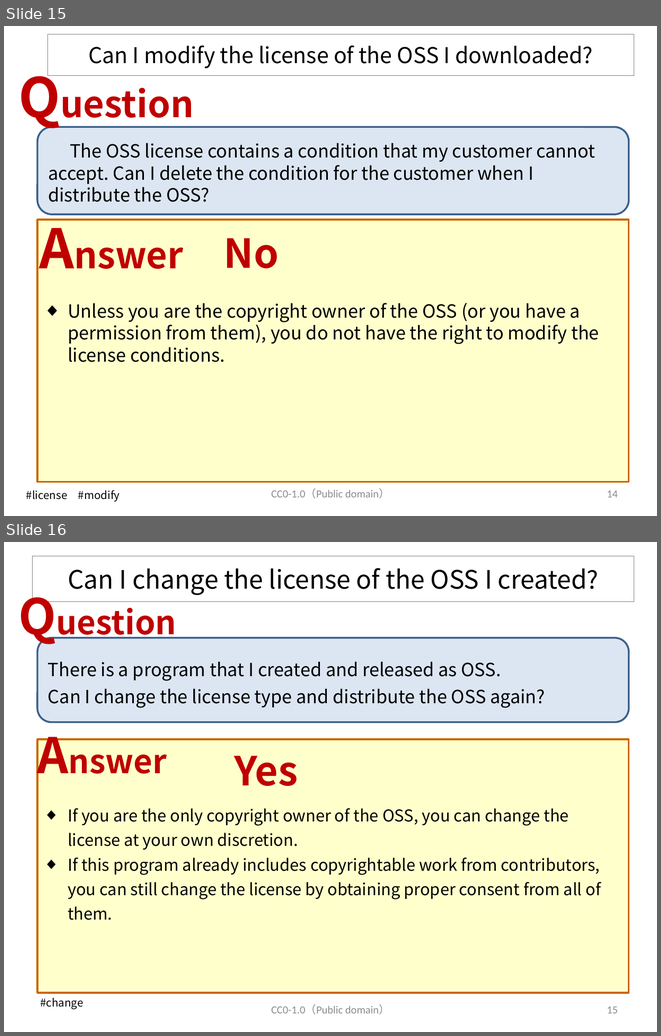
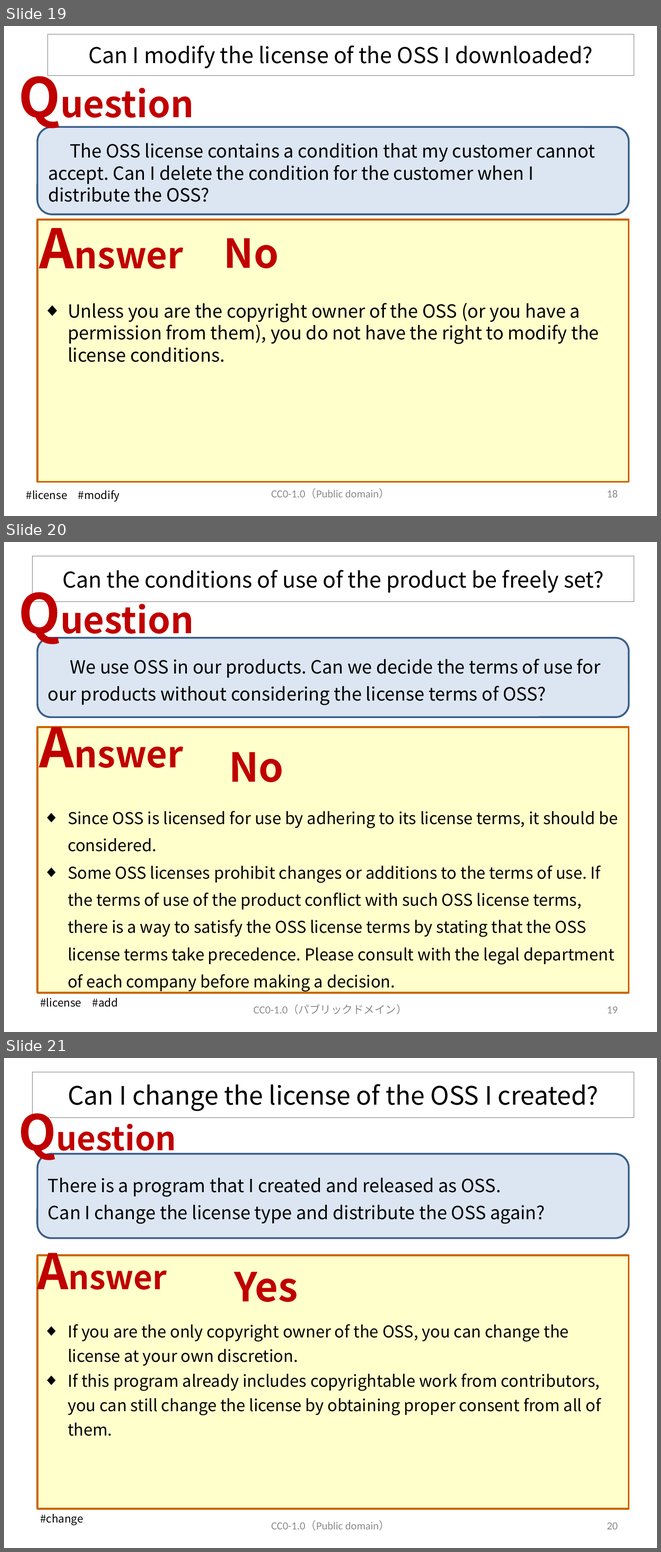
Before and after one commit to OpenChain-Project/OpenChain-JWG, a slide deck: Education_Material/FAQ/Misunderstandings_of_OSS_licenses_CC0.pptx. Shown one above the other, each under a label of ours: slides 15 and 16 before the commit, slides 19, 20 and 21 after it. The pictures are 661x1036 and 661x1552 pixels, drawn with LibreOffice and Linux fonts; fonts in the diff are those of the drawing. Boxes give left, top, right and bottom in pixels: in the first picture for what was removed or moved away, otherwise in the second. Text is boxed around its words. In the diff, an @@ line names an element or a change of style, - is before the commit and + after.

Commit message:
Frequent Misunderstandings of OSS licenses V6

```diff
--- a/Education_Material/FAQ/Misunderstandings_of_OSS_licenses_CC0.pptx
+++ b/Education_Material/FAQ/Misunderstandings_of_OSS_licenses_CC0.pptx
@@ slide 20 added at box(4, 542, 657, 1032), background #FFFFFF @@
@@ title added at box(32, 556, 634, 602), outline #808080 0.75 pt, 24 pt, text #000000 @@
+Can the conditions of use of the product be freely set?
@@ text added at box(12, 576, 212, 649), 40 pt, text #C00000, bold @@
+Question
@@ rounded rectangle added at box(37, 638, 629, 717), fill #DCE6F2, outline #3A5F8C 2 pt, 20 pt, text #000000 @@
+We use OSS in our products. Can we decide the terms of use for our products without considering the license terms of OSS?
@@ text added at box(33, 710, 204, 782), 40 pt, text #C00000, bold @@
+Answer
@@ rectangle added at box(37, 727, 629, 992), fill #FFFFCC, outline #CC6600 2 pt @@
@@ text added at box(229, 752, 284, 782), 44 pt, text #C00000, bold @@
+No
@@ text added at box(68, 811, 618, 992), 18 pt, text #000000 @@
+◆ Since OSS is licensed for use by adhering to its license terms, it should be considered.
+◆ Some OSS licenses prohibit changes or additions to the terms of use. If the terms of use of the product conflict with such OSS license terms, there is a way to satisfy the OSS license terms by stating that the OSS license terms take precedence. Please consult with the legal department of each company before making a decision.
@@ text added at box(40, 997, 118, 1007), 12 pt, text #000000 @@
+#license #add
@@ text added at box(254, 1004, 407, 1014), 12 pt, text #8C8C8C @@
+CC0-1.0（パブリックドメイン）
@@ page number added at box(607, 1006, 618, 1013), 12 pt, text #8C8C8C @@
+19
@@ what was slide 15 is now slide 19 @@
@@ page number at box(607, 490, 618, 497): text changed @@
-14
+18
@@ what was slide 16 is now slide 21 @@
@@ page number at box(607, 1522, 618, 1529): text changed @@
-15
+20
```
Also in this commit, not shown: 22 slides changed, 12 other slides added.
